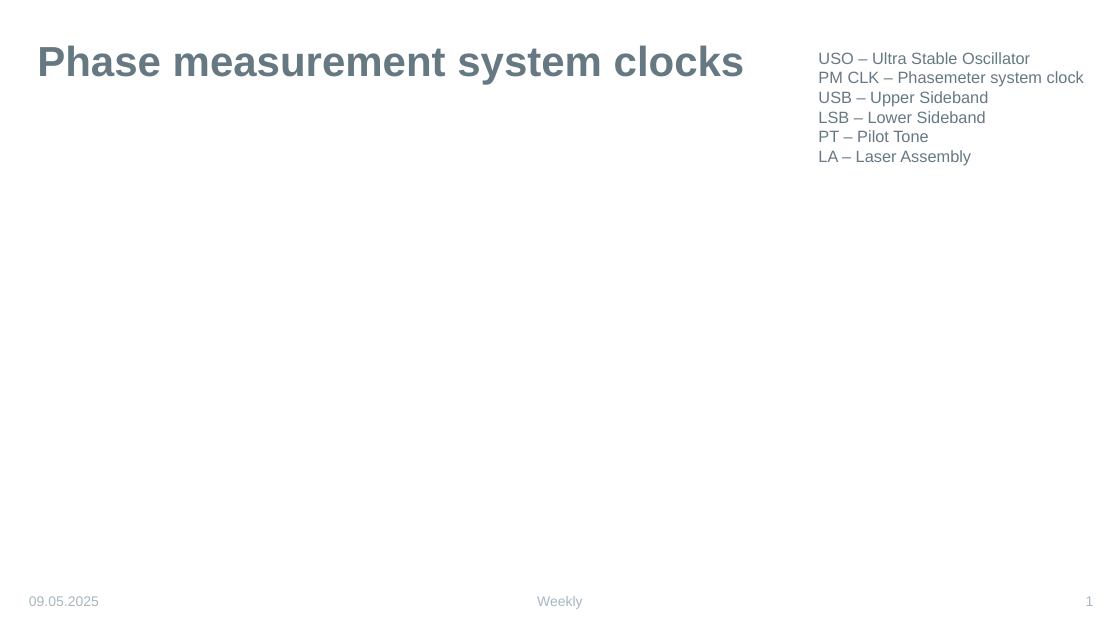
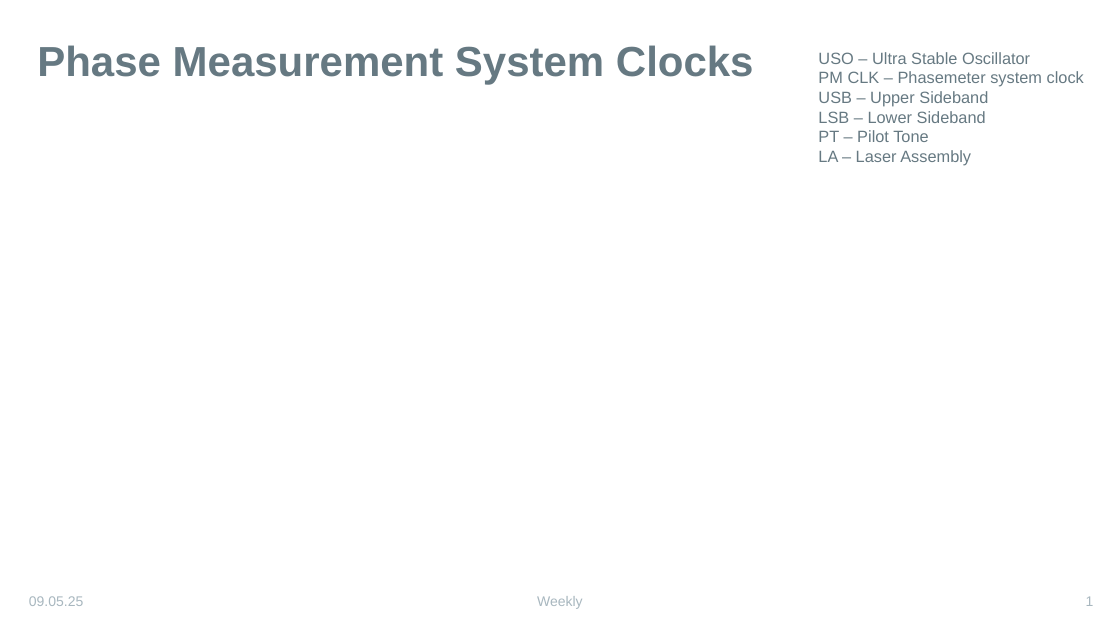
Before and after one commit to karinkruuse/Esitlused, a slide deck: slide 1 of frequencies.pptx. Drawn at 1120x630 pixels with LibreOffice and Linux fonts; fonts in the diff are those of the drawing; background and template pictures are left out. Boxes give left, top, right and bottom in pixels: in the first picture for what was removed or moved away, otherwise in the second. Text is boxed around its words. In the diff, an @@ line names an element or a change of style, - is before the commit and + after.

```diff
--- a/frequencies.pptx
+++ b/frequencies.pptx
@@ title at [37,45,754,85]: text changed @@
-Phase measurement system clocks
+Phase Measurement System Clocks
@@ text at [29,596,83,606]: text changed @@
-09.05.2025
+09.05.25
```
Also in this commit, not shown: 6 other slides changed.
